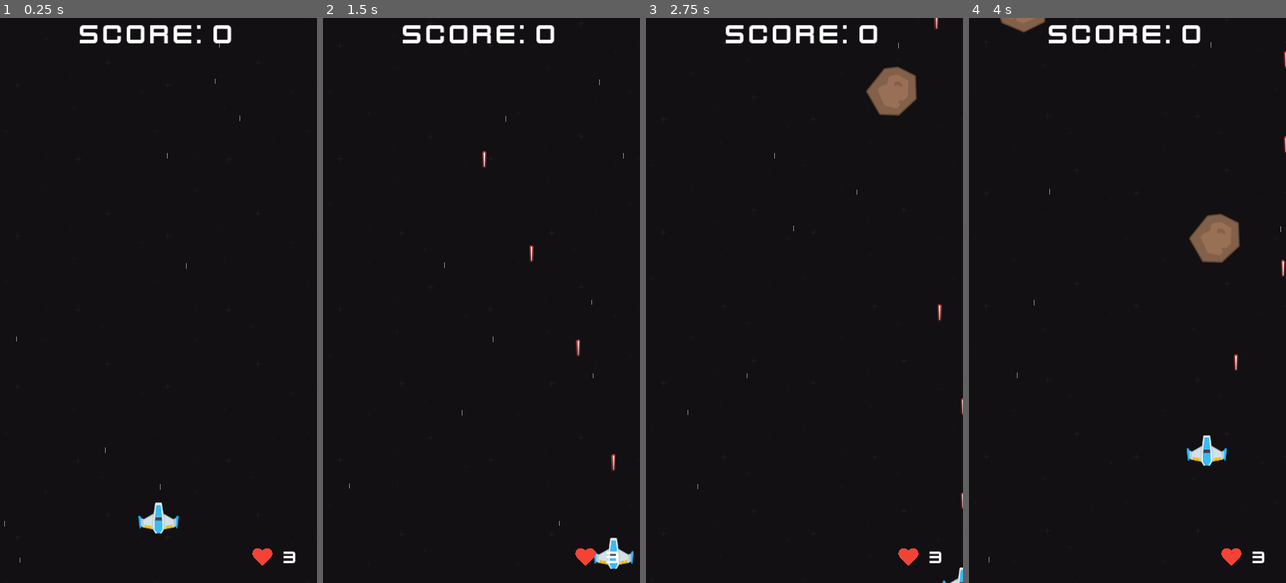
Above: before the commit, frames 1-4 (left to right).
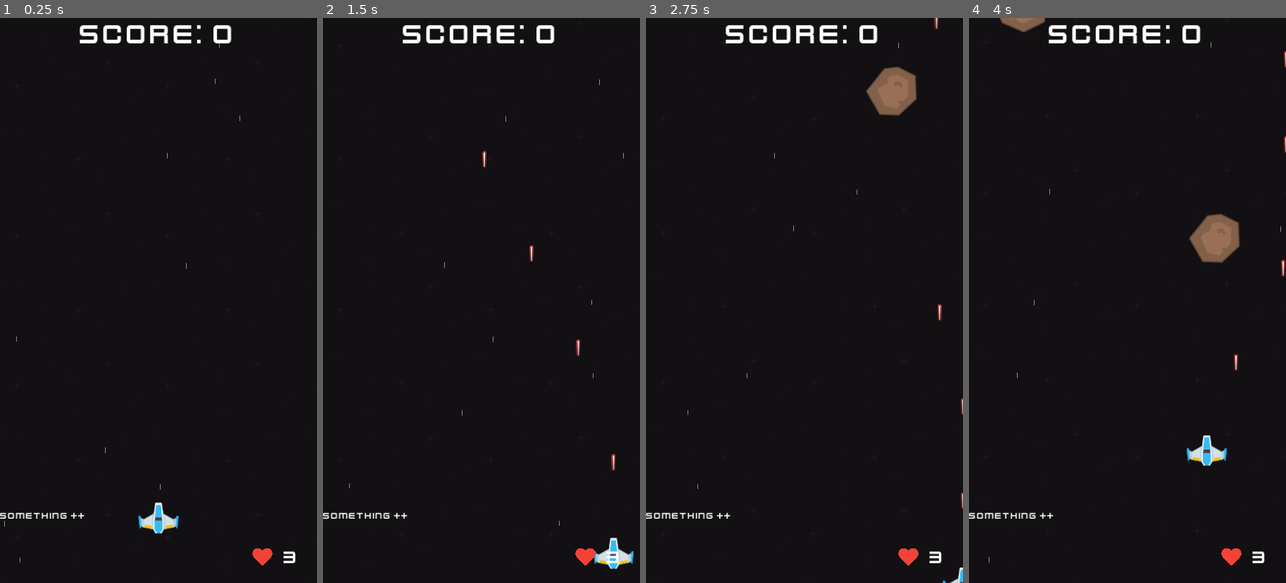
Above: after the commit, the same moments.

Repository: UnusualTitan711x/Stellar-Vortex
Game: Godot game, scene res://scenes/game.tscn
The game is run twice, just before and just after one commit, with the same random seed, the same clock (stepped at 60 frames per second) and the same inputs.
Inputs:
- Up to frame 1 (0.25 s): no input
- Up to frame 2 (1.5 s): tap Enter at 0.5 s; hold D (move_right) 0.53-1.28 s; hold Space (shoot) 0.53-1.28 s; hold S (move_down) from 1.28 s (still down); tap Space (shoot) at 1.35 s
- Up to frame 3 (2.75 s): release S (move_down) at 2.03 s; hold D (move_right) from 2.03 s (still down); hold Space (shoot) from 2.03 s (still down)
- Up to frame 4 (4 s): release D (move_right) at 2.78 s; release Space (shoot) at 2.78 s; hold W (move_up) 2.78-3.53 s; tap Space (shoot) at 2.85 s; hold A (move_left) from 3.53 s (still down); hold Space (shoot) from 3.53 s (still down)

The runs differ from the first frame. In frame 1, 0.2% of the frame differs, in the area x 0-27%, y 87-89%; in frame 2, 0.2%; in frame 3, 0.2%; in frame 4, 0.2%.

Commit message:
hud changes

Diff:
--- a/scenes/game.tscn
+++ b/scenes/game.tscn
@@ -9,14 +9,17 @@
 [ext_resource type="Texture2D" uid="uid://kc5tv8fkq4v8" path="res://assets/kenney_space-shooter-redux/Backgrounds/black.png" id="4_sip4m"]
 [ext_resource type="PackedScene" uid="uid://de0fsajx48dm3" path="res://scenes/hud.tscn" id="4_ulxub"]
 [ext_resource type="PackedScene" uid="uid://c1gh84cntvhbp" path="res://scenes/game_over_screen.tscn" id="5_c0evw"]
-[ext_resource type="AudioStream" uid="uid://svh5vkmdl6yo" path="res://assets/kenney_space-shooter-redux/Bonus/hitHurt.wav" id="5_oaca7"]
 [ext_resource type="PackedScene" uid="uid://cjvg4qbt0sb41" path="res://scenes/fire_rate_powerup.tscn" id="5_qjay8"]
-[ext_resource type="AudioStream" uid="uid://b2fw0ptvfsoco" path="res://assets/kenney_space-shooter-redux/Bonus/explosionCrunch_000.ogg" id="6_6erkd"]
 [ext_resource type="PackedScene" uid="uid://rxnpd3wv73t3" path="res://scenes/movement_powerup.tscn" id="6_tf854"]
 [ext_resource type="PackedScene" uid="uid://0iufi1hfsyvf" path="res://scenes/shield_powerup.tscn" id="7_avk4c"]
 [ext_resource type="PackedScene" uid="uid://craty3vd8cyur" path="res://scenes/heart_up.tscn" id="8_0yvlq"]
 [ext_resource type="Texture2D" uid="uid://c66d2e5cvb6rv" path="res://assets/kenney_space-shooter-redux/Bonus/bitmap.png" id="8_55s28"]
+[ext_resource type="AudioStream" uid="uid://cm44ioutf163s" path="res://assets/kenney_space-shooter-redux/Bonus/hitHurt2.wav" id="11_ntfye"]
 [ext_resource type="PackedScene" uid="uid://dt8trj4lflmnx" path="res://scenes/enemy_spaceship.tscn" id="12_3eo8v"]
+[ext_resource type="AudioStream" uid="uid://ge8nk6p2cra6" path="res://assets/kenney_space-shooter-redux/Bonus/explosion.wav" id="12_7svoe"]
+[ext_resource type="AudioStream" uid="uid://c7bdlw8yadp2o" path="res://assets/kenney_space-shooter-redux/Bonus/powerUp.wav" id="12_yvfjq"]
+[ext_resource type="AudioStream" uid="uid://cefrodfkbo42w" path="res://assets/kenney_space-shooter-redux/Bonus/explosion2.wav" id="13_0pmqv"]
+[ext_resource type="AudioStream" uid="uid://opjqyt4wj431" path="res://assets/kenney_space-shooter-redux/Bonus/heartUp.wav" id="13_la5cw"]
 
 [sub_resource type="ParticleProcessMaterial" id="ParticleProcessMaterial_vcr1u"]
 particle_flag_disable_z = true
@@ -45,10 +48,19 @@
 stream = ExtResource("4_llk47")
 
 [node name="HitSound" type="AudioStreamPlayer2D" parent="SFX"]
-stream = ExtResource("5_oaca7")
+stream = ExtResource("11_ntfye")
+
+[node name="PowerUpSound" type="AudioStreamPlayer2D" parent="SFX"]
+stream = ExtResource("12_yvfjq")
+
+[node name="HeartUpSound" type="AudioStreamPlayer2D" parent="SFX"]
+stream = ExtResource("13_la5cw")
 
 [node name="ExplodeSound" type="AudioStreamPlayer2D" parent="SFX"]
-stream = ExtResource("6_6erkd")
+stream = ExtResource("12_7svoe")
+
+[node name="PlayerDamageSound" type="AudioStreamPlayer2D" parent="SFX"]
+stream = ExtResource("13_0pmqv")
 
 [node name="ParallaxBackground" type="ParallaxBackground" parent="."]
 
@@ -78,7 +90,7 @@
 autostart = true
 
 [node name="PowerUpTimer" type="Timer" parent="."]
-wait_time = 10.0
+wait_time = 12.0
 autostart = true
 
 [node name="Player" parent="." instance=ExtResource("2_dygiw")]
--- a/scenes/heart_up.tscn
+++ b/scenes/heart_up.tscn
@@ -5,6 +5,7 @@
 [ext_resource type="Script" path="res://scripts/heart_up.gd" id="2_yplo7"]
 
 [node name="PowerUp" instance=ExtResource("1_w1bjo")]
+scale = Vector2(0.8, 0.8)
 script = ExtResource("2_yplo7")
 
 [node name="Sprite2D" parent="." index="0"]
--- a/scenes/hud.tscn
+++ b/scenes/hud.tscn
@@ -1,8 +1,9 @@
-[gd_scene load_steps=6 format=3 uid="uid://de0fsajx48dm3"]
+[gd_scene load_steps=7 format=3 uid="uid://de0fsajx48dm3"]
 
 [ext_resource type="Script" path="res://scripts/hud.gd" id="1_6q7gl"]
 [ext_resource type="FontFile" uid="uid://dgooqrs37y3ro" path="res://assets/kenney_space-shooter-redux/Bonus/kenvector_future.ttf" id="2_ye80m"]
 [ext_resource type="Texture2D" uid="uid://w8sebownr5n4" path="res://assets/kenney_space-shooter-redux/Bonus/heart.png" id="3_stfxw"]
+[ext_resource type="Script" path="res://scripts/power_up_text.gd" id="3_sveh1"]
 
 [sub_resource type="LabelSettings" id="LabelSettings_x8r83"]
 font = ExtResource("2_ye80m")
@@ -32,6 +33,17 @@
 horizontal_alignment = 1
 vertical_alignment = 1
 
+[node name="PowerUpText" type="RichTextLabel" parent="."]
+layout_mode = 1
+anchors_preset = 10
+anchor_right = 1.0
+offset_top = 836.0
+offset_bottom = 890.0
+grow_horizontal = 2
+theme_override_fonts/normal_font = ExtResource("2_ye80m")
+text = "Something ++"
+script = ExtResource("3_sveh1")
+
 [node name="Lives" type="Label" parent="."]
 layout_mode = 1
 anchors_preset = 3
--- a/scripts/game.gd
+++ b/scripts/game.gd
@@ -17,6 +17,9 @@
 @onready var laser_sound_2 = $SFX/LaserSound2
 @onready var hit_sound = $SFX/HitSound
 @onready var explode_sound = $SFX/ExplodeSound
+@onready var powerup_sound = $SFX/PowerUpSound
+@onready var heart_up_sound = $SFX/HeartUpSound
+@onready var player_damage_sound = $SFX/PlayerDamageSound
 
 # This takes away the hassle of going into the script somwehere and updating the display
 # This does it automatically. Cool
@@ -102,6 +105,7 @@
 	laser_container.add_child(laser)
 
 func _on_heart_up():
+	heart_up_sound.play()
 	lives += 1
 
 func _on_enemy_spawn_timer_timeout() -> void:
@@ -129,6 +133,7 @@
 	game_over_screen.visible = true
 
 func _on_player_damaged():
+	player_damage_sound.play()
 	lives = lives - 1
 	if lives <= 0:
 		player.die()
@@ -156,6 +161,7 @@
 	powerup_container.add_child(powerup)
 
 func _on_restore_default(attribute):
+	powerup_sound.play()
 	if attribute == "fire_rate":
 		await get_tree().create_timer(powerup_duration).timeout
 		if player != null:
--- /dev/null
+++ b/scripts/power_up_text.gd
@@ -0,0 +1 @@
+extends RichTextLabel
Not shown: 1 places in scenes/game.tscn that only renumber resources
